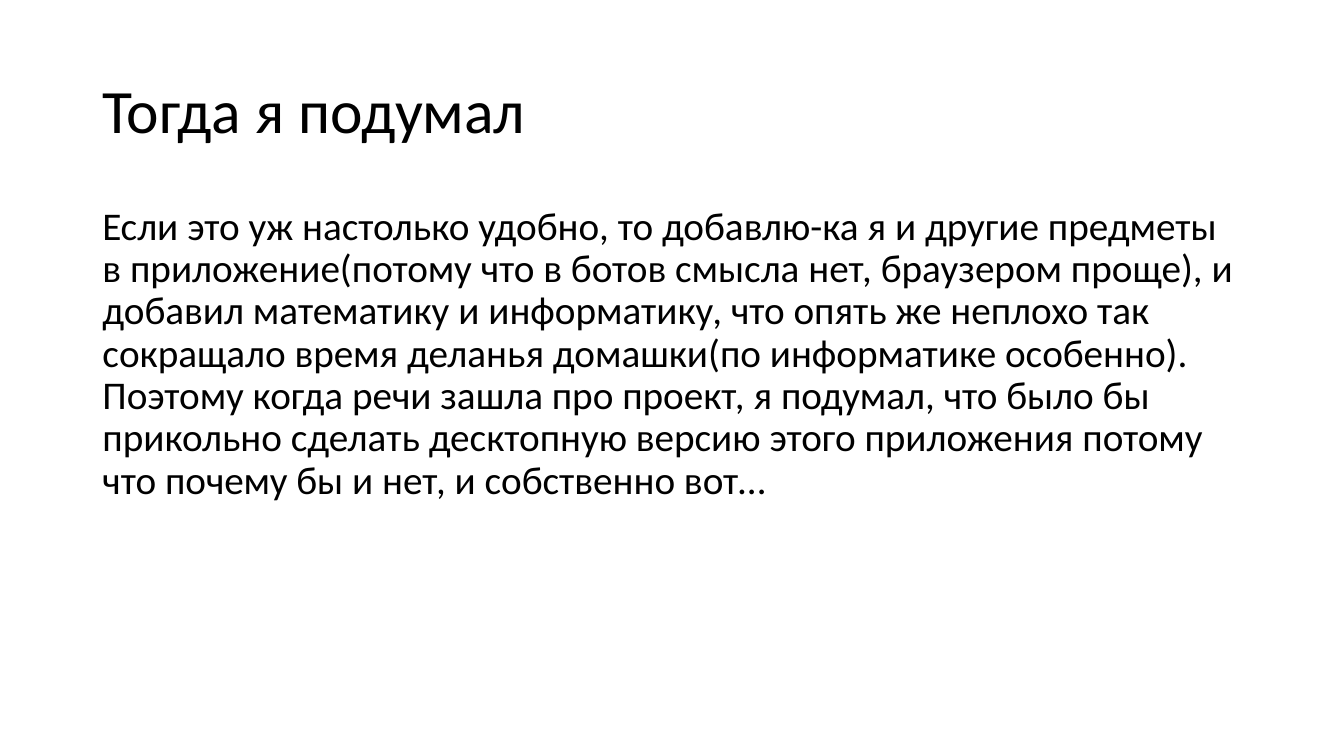
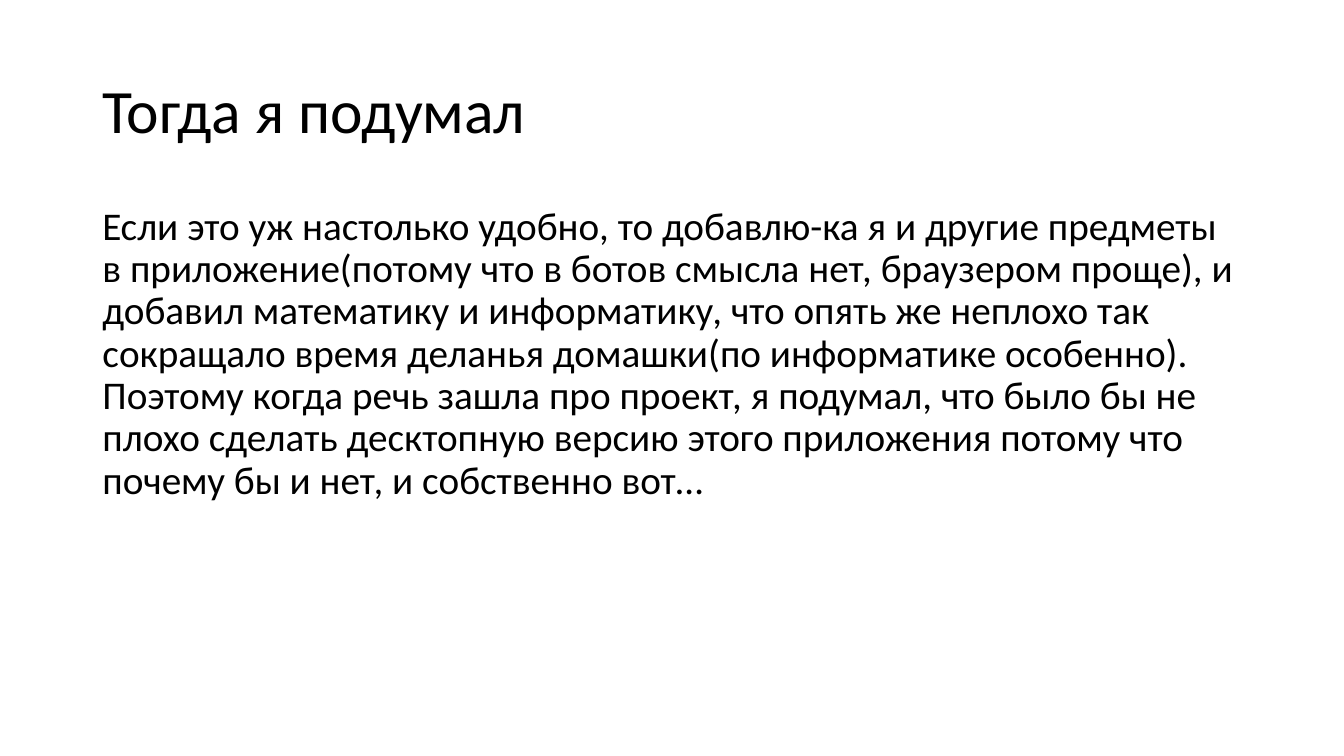
Before and after one commit to aNOOBisTheGod/yandex-lyceum-qt, a slide deck: slide 3 of presentation.pptx. Drawn at 1344x756 pixels with LibreOffice and Linux fonts; fonts in the diff are those of the drawing. Boxes give left, top, right and bottom in pixels: in the first picture for what was removed or moved away, otherwise in the second. Text is boxed around its words. In the diff, an @@ line names an element or a change of style, - is before the commit and + after.

```diff
--- a/presentation.pptx
+++ b/presentation.pptx
@@ text at box(102, 213, 1233, 501): text changed @@
-Если это уж настолько удобно, то добавлю-ка я и другие предметы в приложение(потому что в ботов смысла нет, браузером проще), и добавил математику и информатику, что опять же неплохо так сокращало время деланья домашки(по информатике особенно). Поэтому когда речи зашла про проект, я подумал, что было бы прикольно сделать десктопную версию этого приложения потому что почему бы и нет, и собственно вот…
+Если это уж настолько удобно, то добавлю-ка я и другие предметы в приложение(потому что в ботов смысла нет, браузером проще), и добавил математику и информатику, что опять же неплохо так сокращало время деланья домашки(по информатике особенно). Поэтому когда речь зашла про проект, я подумал, что было бы не плохо сделать десктопную версию этого приложения потому что почему бы и нет, и собственно вот…
```
Also in this commit, not shown: 2 other slides changed, 5 slides added, 16 other files.
